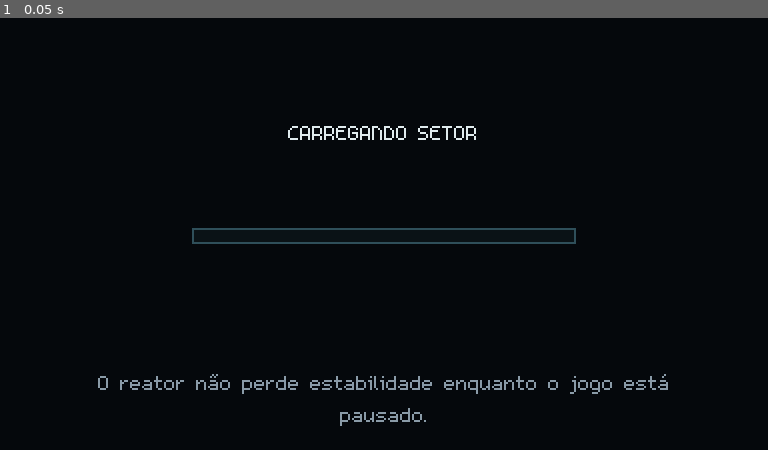
Above: before the commit, frame 1.
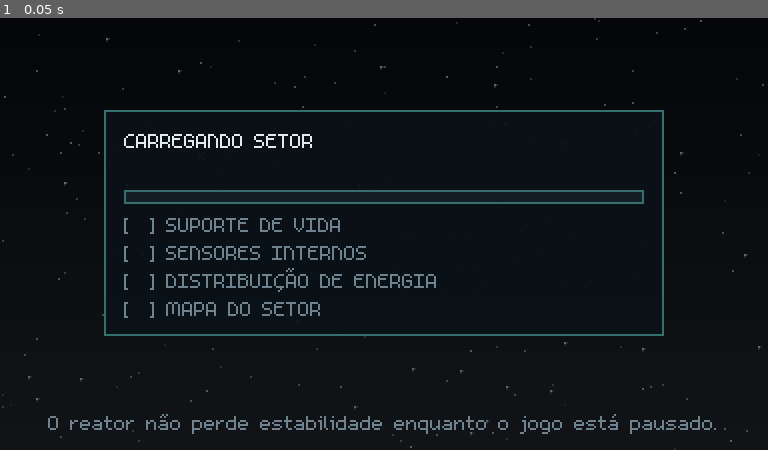
Above: after the commit, the same moment.

Repository: ErickScur/FAG-orbita
Game: Godot game, scene res://scenes/boot/loading.tscn
Two runs of this game, one before a commit and one after it. Both use one fixed random seed, a clock stepped at 60 frames per second and the inputs below. This scene is started directly instead of the project's main scene. Sound files missing from this copy of the repository are replaced by a short silence.
Inputs:
- Up to frame 1 (0.05 s): no input

The runs differ from the first frame. In frame 1, 7.2% of the frame differs, in the area x 0-100%, y 0-100%.

Commit message:
fix(F03): redesenha a tela de carregamento com painel, estrelas e status da estação

Diff:
--- a/scenes/boot/loading.gd
+++ b/scenes/boot/loading.gd
@@ -2,12 +2,23 @@
 
 const DATA_PATH: String = "res://data/ui/loading.json"
 
+const SYSTEM_LINES: Array[String] = [
+	"SUPORTE DE VIDA",
+	"SENSORES INTERNOS",
+	"DISTRIBUIÇÃO DE ENERGIA",
+	"MAPA DO SETOR",
+]
+const SYSTEM_PENDING_COLOR: Color = Color(0.435294, 0.509804, 0.560784)
+const SYSTEM_READY_COLOR: Color = Color(0.372549, 0.831373, 0.784314)
+
 @onready var sector_label: Label = %SectorName
 @onready var bar: ProgressBar = %Bar
 @onready var tip_label: Label = %Tip
+@onready var systems_box: VBoxContainer = %Systems
 
 var _path: String = ""
 var _elapsed: float = 0.0
+var _system_labels: Array[Label] = []
 
 
 func _ready() -> void:
@@ -16,6 +27,7 @@
 	sector_label.text = _sector_name(data, _path)
 	tip_label.text = _random_tip(data)
 	bar.value = 0.0
+	_build_system_lines()
 	if _path.is_empty():
 		set_process(false)
 		return
@@ -30,6 +42,7 @@
 	var status: int = ResourceLoader.load_threaded_get_status(_path, progress)
 	if progress.size() > 0:
 		bar.value = float(progress[0]) * 100.0
+	_refresh_system_lines(minf(bar.value / 100.0, _elapsed / Balance.LOADING_MIN_TIME))
 	match status:
 		ResourceLoader.THREAD_LOAD_LOADED:
 			if _elapsed >= Balance.LOADING_MIN_TIME:
@@ -42,6 +55,7 @@
 func _complete() -> void:
 	set_process(false)
 	bar.value = bar.max_value
+	_refresh_system_lines(1.0)
 	var packed: Variant = ResourceLoader.load_threaded_get(_path)
 	SceneManager.finish_loading(packed as PackedScene)
 
@@ -71,3 +85,27 @@
 	if tips.is_empty():
 		return ""
 	return String(tips[randi() % tips.size()])
+
+
+func _build_system_lines() -> void:
+	for line in SYSTEM_LINES:
+		var label := Label.new()
+		label.text = "[  ] " + line
+		label.add_theme_font_size_override("font_size", 16)
+		label.add_theme_color_override("font_color", SYSTEM_PENDING_COLOR)
+		label.mouse_filter = Control.MOUSE_FILTER_IGNORE
+		systems_box.add_child(label)
+		_system_labels.append(label)
+
+
+func _refresh_system_lines(ratio: float) -> void:
+	var total: int = _system_labels.size()
+	if total == 0:
+		return
+	var ready_count: int = clampi(int(ratio * float(total + 1)), 0, total)
+	for i in range(total):
+		var label: Label = _system_labels[i]
+		var done: bool = i < ready_count
+		var prefix: String = "[OK] " if done else "[  ] "
+		label.text = prefix + SYSTEM_LINES[i]
+		label.add_theme_color_override("font_color", SYSTEM_READY_COLOR if done else SYSTEM_PENDING_COLOR)
--- a/scenes/boot/loading.tscn
+++ b/scenes/boot/loading.tscn
@@ -1,6 +1,30 @@
-[gd_scene load_steps=2 format=3 uid="uid://c0rbitaloading"]
+[gd_scene load_steps=6 format=3 uid="uid://c0rbitaloading"]
 
 [ext_resource type="Script" path="res://scenes/boot/loading.gd" id="1_loading"]
+[ext_resource type="Texture2D" uid="uid://dfcxuv57nr1j1" path="res://assets/placeholder/backgrounds/space_far.png" id="2_stars"]
+
+[sub_resource type="StyleBoxFlat" id="StyleBoxFlat_frame"]
+bg_color = Color(0.0392157, 0.0666667, 0.0901961, 0.921569)
+border_width_left = 1
+border_width_top = 1
+border_width_right = 1
+border_width_bottom = 1
+border_color = Color(0.207843, 0.435294, 0.435294, 1)
+content_margin_left = 10.0
+content_margin_top = 8.0
+content_margin_right = 10.0
+content_margin_bottom = 8.0
+
+[sub_resource type="StyleBoxFlat" id="StyleBoxFlat_bar_bg"]
+bg_color = Color(0.0784314, 0.117647, 0.145098, 1)
+border_width_left = 1
+border_width_top = 1
+border_width_right = 1
+border_width_bottom = 1
+border_color = Color(0.207843, 0.435294, 0.435294, 1)
+
+[sub_resource type="StyleBoxFlat" id="StyleBoxFlat_bar_fill"]
+bg_color = Color(0.372549, 0.831373, 0.784314, 1)
 
 [node name="Loading" type="Control"]
 layout_mode = 3
@@ -19,37 +43,21 @@
 grow_horizontal = 2
 grow_vertical = 2
 mouse_filter = 2
-color = Color(0.0196078, 0.0313726, 0.0470588, 1)
+color = Color(0.0117647, 0.0196078, 0.0313726, 1)
 
-[node name="Title" type="Label" parent="."]
+[node name="Stars" type="TextureRect" parent="."]
+modulate = Color(1, 1, 1, 0.470588)
 layout_mode = 1
-anchors_preset = 10
+anchors_preset = 15
 anchor_right = 1.0
-offset_top = 48.0
-offset_bottom = 66.0
+anchor_bottom = 1.0
 grow_horizontal = 2
+grow_vertical = 2
 mouse_filter = 2
-theme_override_colors/font_color = Color(0.878431, 0.921569, 0.933333, 1)
-theme_override_font_sizes/font_size = 16
-text = "CARREGANDO SETOR"
-horizontal_alignment = 1
-vertical_alignment = 1
+texture = ExtResource("2_stars")
+stretch_mode = 1
 
-[node name="SectorName" type="Label" parent="."]
-unique_name_in_owner = true
-layout_mode = 1
-anchors_preset = 10
-anchor_right = 1.0
-offset_top = 68.0
-offset_bottom = 86.0
-grow_horizontal = 2
-mouse_filter = 2
-theme_override_colors/font_color = Color(0.498039, 0.839216, 0.784314, 1)
-theme_override_font_sizes/font_size = 16
-horizontal_alignment = 1
-vertical_alignment = 1
-
-[node name="Bar" type="ProgressBar" parent="."]
+[node name="Panel" type="PanelContainer" parent="."]
 unique_name_in_owner = true
 layout_mode = 1
 anchors_preset = 8
@@ -57,14 +65,48 @@
 anchor_top = 0.5
 anchor_right = 0.5
 anchor_bottom = 0.5
-offset_left = -96.0
-offset_top = -3.0
-offset_right = 96.0
-offset_bottom = 5.0
+offset_left = -140.0
+offset_top = -62.0
+offset_right = 140.0
+offset_bottom = 50.0
 grow_horizontal = 2
 grow_vertical = 2
 mouse_filter = 2
+theme_override_styles/panel = SubResource("StyleBoxFlat_frame")
+
+[node name="Rows" type="VBoxContainer" parent="Panel"]
+layout_mode = 2
+mouse_filter = 2
+theme_override_constants/separation = 3
+
+[node name="Title" type="Label" parent="Panel/Rows"]
+layout_mode = 2
+mouse_filter = 2
+theme_override_colors/font_color = Color(0.878431, 0.921569, 0.933333, 1)
+theme_override_font_sizes/font_size = 16
+text = "CARREGANDO SETOR"
+
+[node name="SectorName" type="Label" parent="Panel/Rows"]
+unique_name_in_owner = true
+layout_mode = 2
+mouse_filter = 2
+theme_override_colors/font_color = Color(0.498039, 0.839216, 0.784314, 1)
+theme_override_font_sizes/font_size = 16
+
+[node name="Bar" type="ProgressBar" parent="Panel/Rows"]
+unique_name_in_owner = true
+custom_minimum_size = Vector2(0, 7)
+layout_mode = 2
+mouse_filter = 2
+theme_override_styles/background = SubResource("StyleBoxFlat_bar_bg")
+theme_override_styles/fill = SubResource("StyleBoxFlat_bar_fill")
 show_percentage = false
+
+[node name="Systems" type="VBoxContainer" parent="Panel/Rows"]
+unique_name_in_owner = true
+layout_mode = 2
+mouse_filter = 2
+theme_override_constants/separation = 1
 
 [node name="Tip" type="Label" parent="."]
 unique_name_in_owner = true
@@ -73,14 +115,14 @@
 anchor_top = 1.0
 anchor_right = 1.0
 anchor_bottom = 1.0
-offset_left = 32.0
-offset_top = -48.0
-offset_right = -32.0
-offset_bottom = -12.0
+offset_left = 24.0
+offset_top = -42.0
+offset_right = -24.0
+offset_bottom = -8.0
 grow_horizontal = 2
 grow_vertical = 0
 mouse_filter = 2
-theme_override_colors/font_color = Color(0.541176, 0.607843, 0.658824, 1)
+theme_override_colors/font_color = Color(0.435294, 0.509804, 0.560784, 1)
 theme_override_font_sizes/font_size = 16
 autowrap_mode = 3
 horizontal_alignment = 1
--- a/scripts/core/balance.gd
+++ b/scripts/core/balance.gd
@@ -45,7 +45,7 @@
 const INTERACT_RANGE: float = 20.0
 const DEATH_DELAY: float = 1.2
 const SCENE_FADE_TIME: float = 0.4
-const LOADING_MIN_TIME: float = 0.8
+const LOADING_MIN_TIME: float = 1.6
 const SPLASH_TIME: float = 2.5
 const MUSIC_FADE_TIME: float = 1.5
 const CAMERA_SMOOTHING: float = 5.0
--- a/tests/test_balance.gd
+++ b/tests/test_balance.gd
@@ -43,7 +43,7 @@
 	"INTERACT_RANGE": 20.0,
 	"DEATH_DELAY": 1.2,
 	"SCENE_FADE_TIME": 0.4,
-	"LOADING_MIN_TIME": 0.8,
+	"LOADING_MIN_TIME": 1.6,
 	"SPLASH_TIME": 2.5,
 	"MUSIC_FADE_TIME": 1.5,
 	"CAMERA_SMOOTHING": 5.0,
Not shown, changed: docs/design/GDD.md
